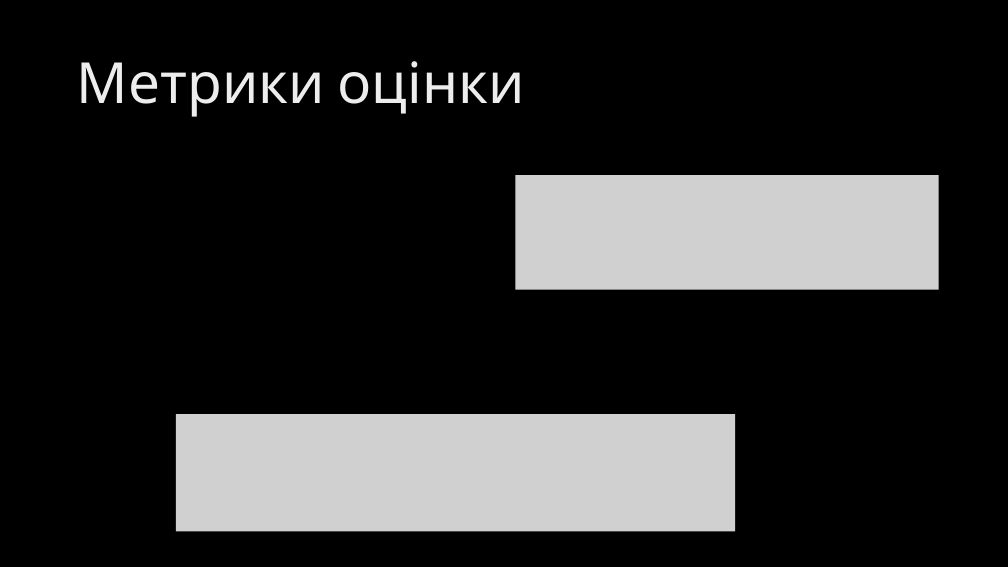
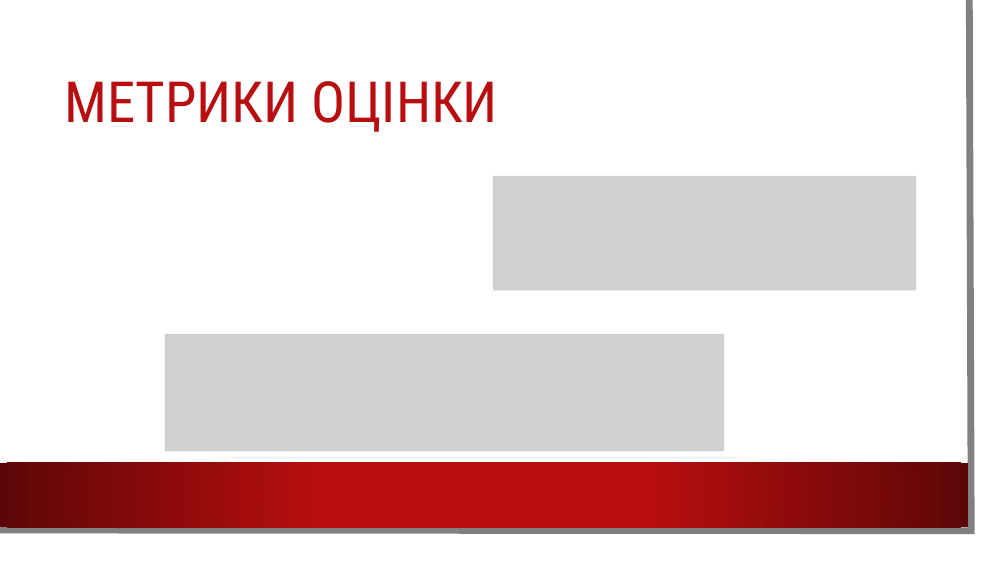
Before and after one commit to ParaskaBohdan/Diplom, a slide deck: slide 5 of Презентація.pptx (slide 4 before the commit). Drawn at 1008x567 pixels with LibreOffice and Linux fonts; fonts in the diff are those of the drawing; grey boxes stand for pictures; background and template pictures are left out. Boxes give left, top, right and bottom in pixels: in the first picture for what was removed or moved away, otherwise in the second. Text is boxed around its words. In the diff, an @@ line names an element or a change of style, - is before the commit and + after.

```diff
--- a/Презентація.pptx
+++ b/Презентація.pptx
@@ rectangle added at [0,0,991,550], fill #FFFFFF @@
@@ freeform shape added at [0,0,972,531], outline #808080 6.5 pt @@
@@ title at [64,81,498,132]: text changed; font Cabin to Roboto Condensed; text colour gradient #BFBFBF to #EDEDED to #FFFFFF to #B80E0F @@
-Метрики оцінки
+МЕТРИКИ ОЦІНКИ
@@ picture: place and size @@
-picture at [516,175,939,290]
+picture at [493,176,917,290]
@@ picture added at [165,334,724,451] @@
@@ picture removed at [176,414,736,532] @@
@@ rectangle added at [0,463,968,527], fill gradient #B80E0F to #5C0707 @@
```
Also in this commit, not shown: 3 other slides changed, 4 slides added, 3 slides removed, 32 other files.
